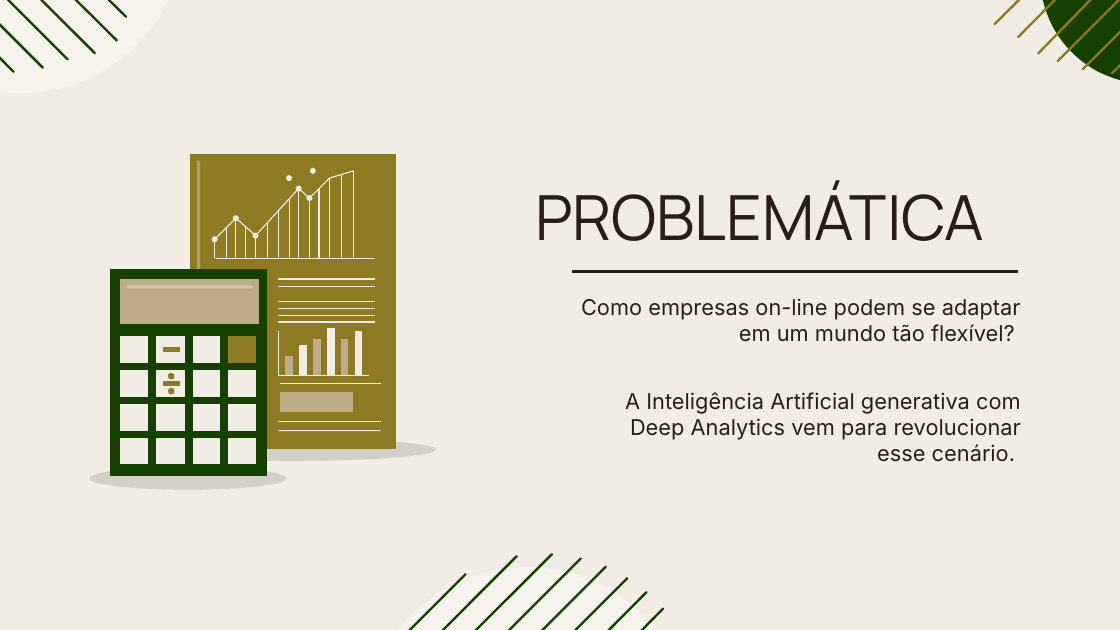
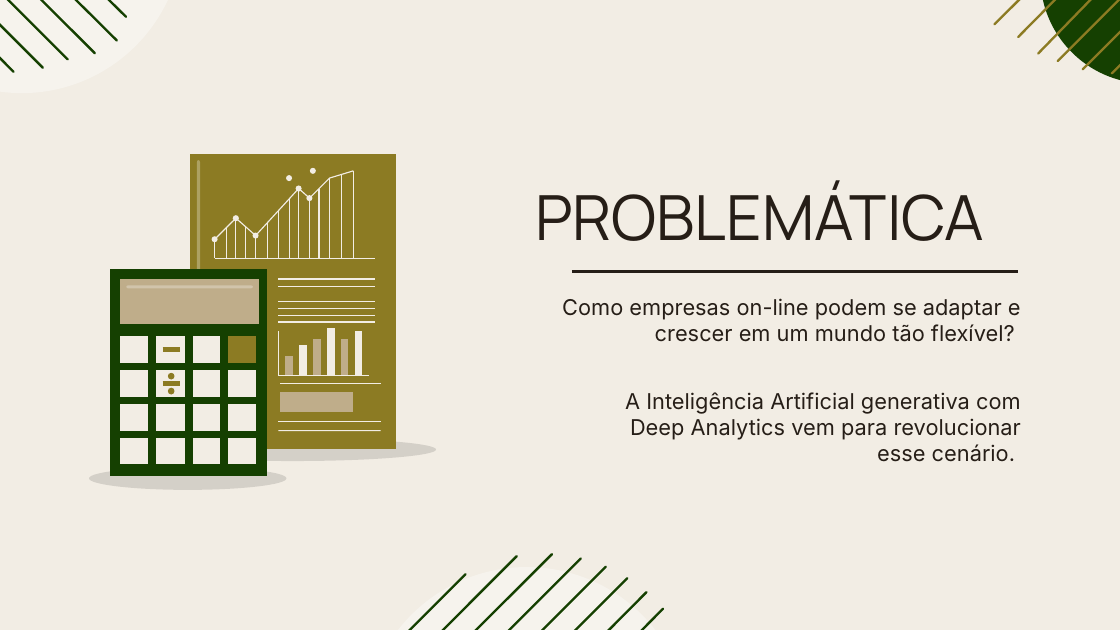
Before and after one commit to rafaellabastos/challenge-pitch-qa, a slide deck: slide 3 of Pitch-SavvyFix.pptx. Drawn at 1120x630 pixels with LibreOffice and Linux fonts; fonts in the diff are those of the drawing. Boxes give left, top, right and bottom in pixels: in the first picture for what was removed or moved away, otherwise in the second. Text is boxed around its words. In the diff, an @@ line names an element or a change of style, - is before the commit and + after.

```diff
--- a/Pitch-SavvyFix.pptx
+++ b/Pitch-SavvyFix.pptx
@@ subtitle at (x1=562, y1=298, x2=1021, y2=342): text changed @@
-Como empresas on-line podem se adaptar em um mundo tão flexível?
+Como empresas on-line podem se adaptar e crescer em um mundo tão flexível?
```
Also in this commit, not shown: 2 other slides changed, 1 slide added.
